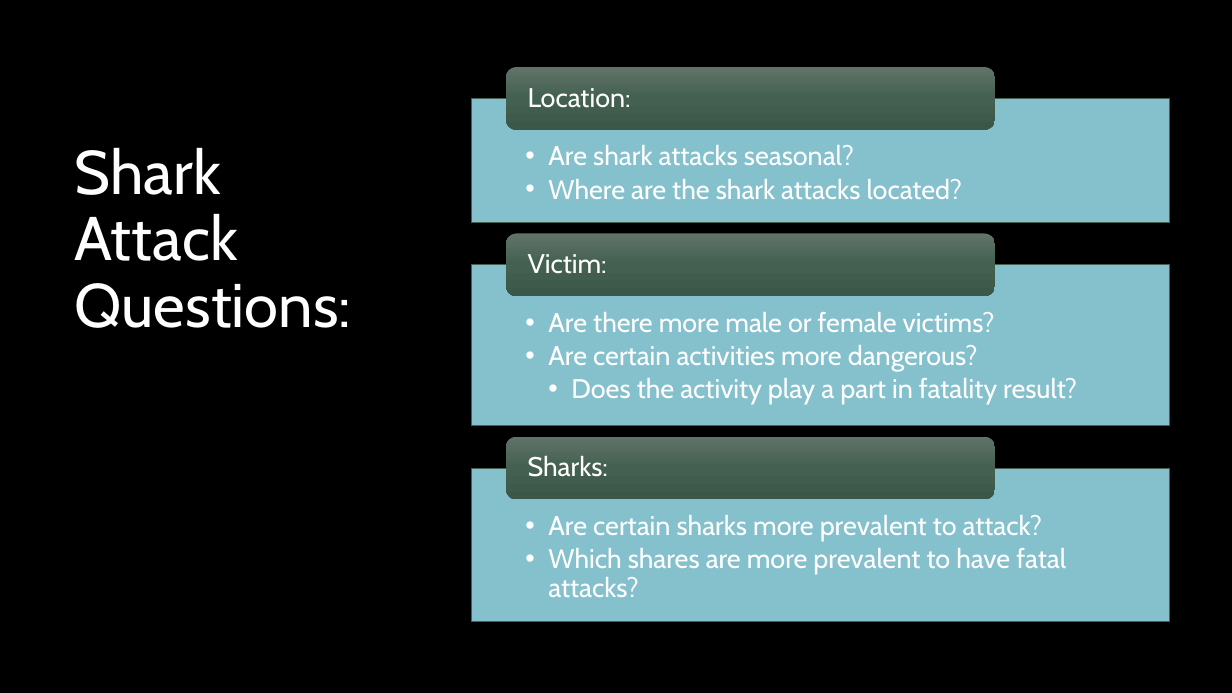
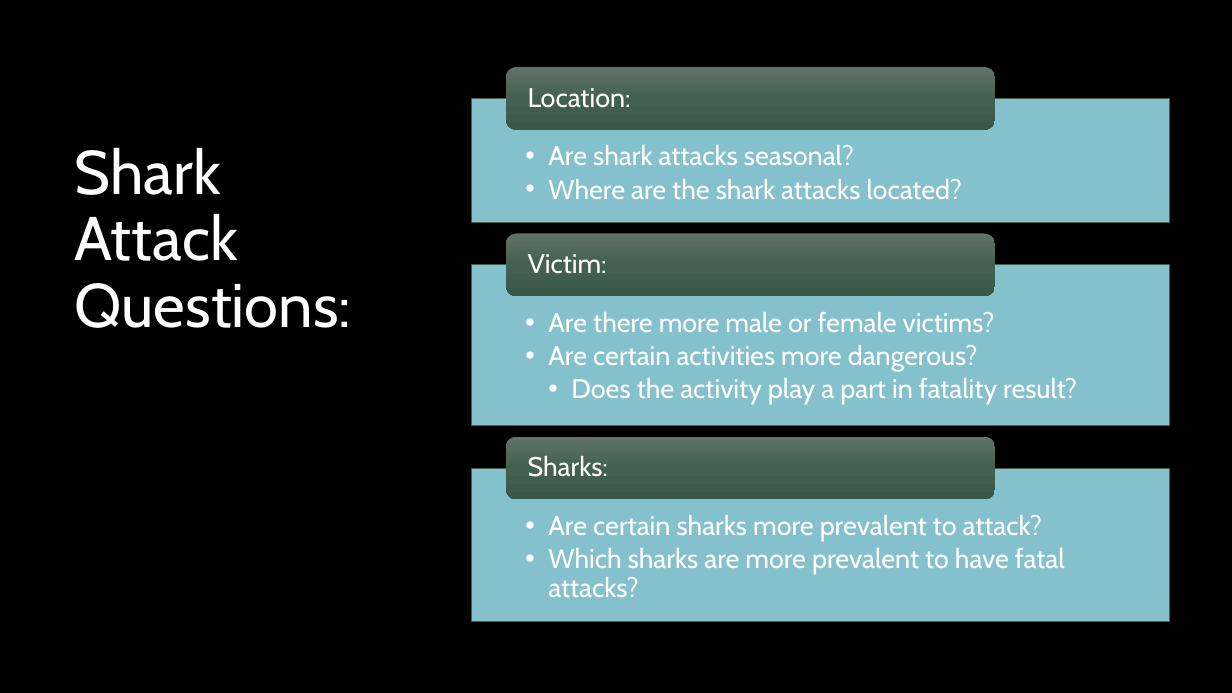
Before and after one commit to staceyj118/Shark-Attacks, a slide deck: slide 2 of Presentation.pptx. Drawn at 1232x693 pixels with LibreOffice and Linux fonts; fonts in the diff are those of the drawing; background and template pictures are left out. Boxes give left, top, right and bottom in pixels: in the first picture for what was removed or moved away, otherwise in the second. Text is boxed around its words. In the diff, an @@ line names an element or a change of style, - is before the commit and + after.

```diff
--- a/Presentation.pptx
+++ b/Presentation.pptx
@@ text at (548, 548, 1065, 597): text changed @@
-  • Which shares are more prevalent to have fatal attacks?
+  • Which sharks are more prevalent to have fatal attacks?
```
Also in this commit, not shown: 3 other files.
